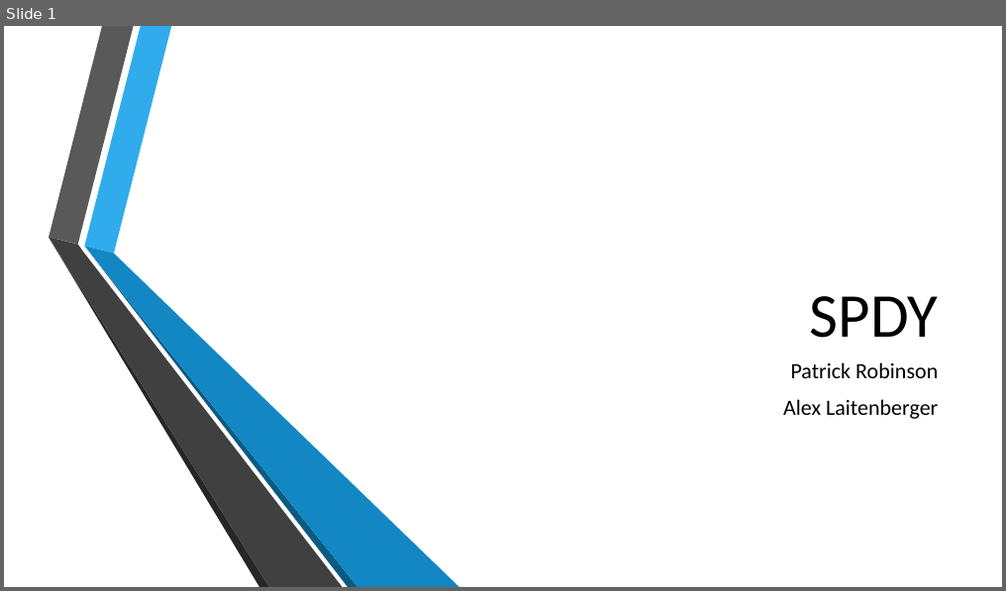
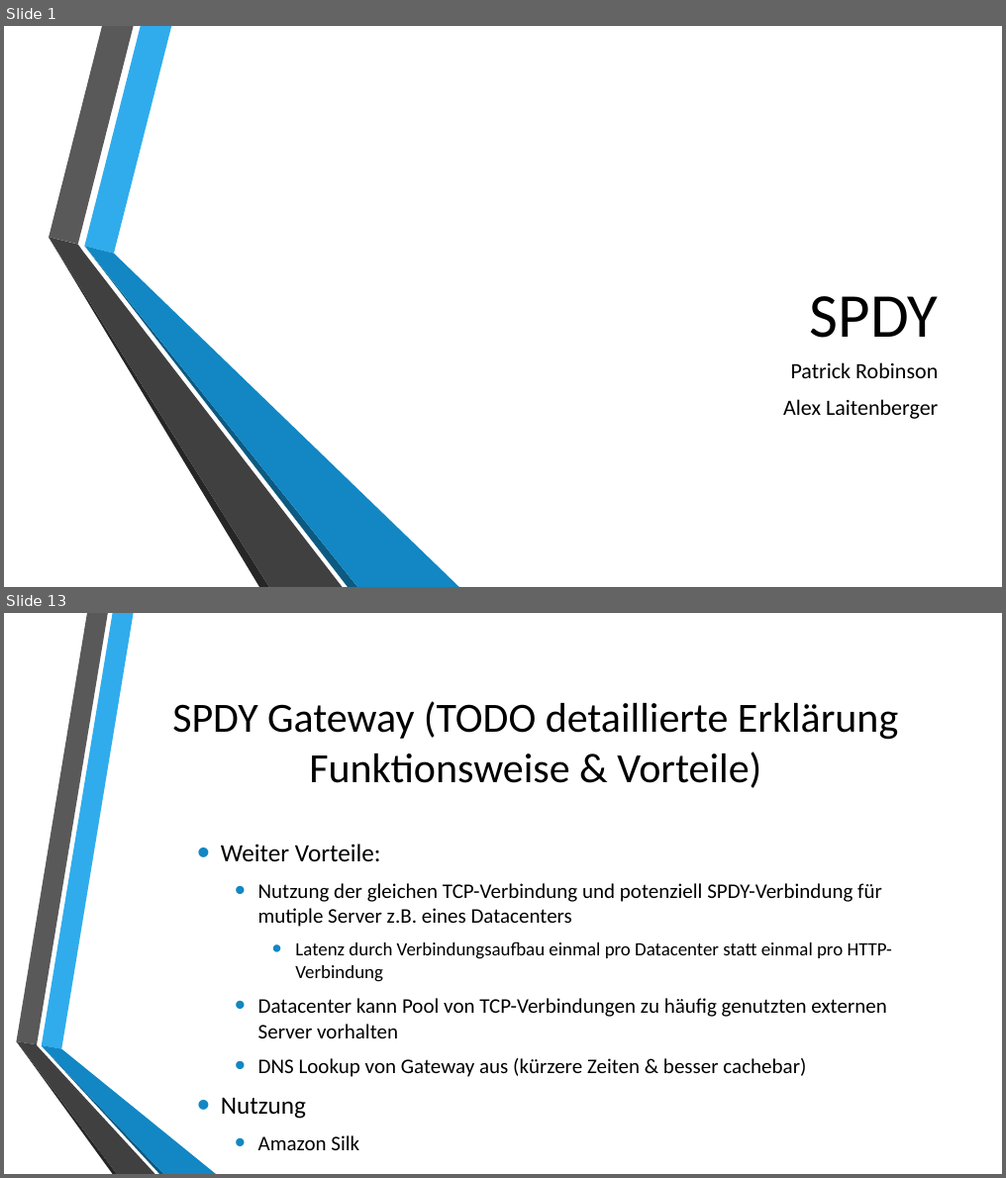
Before and after one commit to autarchprinceps/Reactive-Load-Generator, a slide deck: research/Präsentation.pptx. Shown one above the other, each under a label of ours: slide 1 before the commit, slides 1 and 13 after it; the slides between them are not shown. The pictures are 1006x591 and 1006x1178 pixels, drawn with LibreOffice and Linux fonts; fonts in the diff are those of the drawing; background and template pictures are left out. Boxes give left, top, right and bottom in pixels: in the first picture for what was removed or moved away, otherwise in the second. Text is boxed around its words. In the diff, an @@ line names an element or a change of style, - is before the commit and + after.

```diff
--- a/research/Präsentation.pptx
+++ b/research/Präsentation.pptx
@@ slide 13 added at [4, 613, 1002, 1174], background picture (left out) @@
@@ title added at [172, 701, 898, 788], 40 pt, text #000000 @@
+SPDY Gateway (TODO detaillierte Erklärung Funktionsweise & Vorteile)
@@ text added at [221, 844, 892, 1151], 20 pt, text #000000 @@
+• Weiter Vorteile:
+  • Nutzung der gleichen TCP-Verbindung und potenziell SPDY-Verbindung für mutiple Server z.B. eines Datacenters
+    • Latenz durch Verbindungsaufbau einmal pro Datacenter statt einmal pro HTTP-Verbindung
+  • Datacenter kann Pool von TCP-Verbindungen zu häufig genutzten externen Server vorhalten
+  • DNS Lookup von Gateway aus (kürzere Zeiten & besser cachebar)
+• Nutzung
+  • Amazon Silk
@@ group added at [16, 613, 216, 1174]: 6 freeform shapes @@
```
Also in this commit, not shown: 2 slides changed, 11 other slides added, 1 other file.
